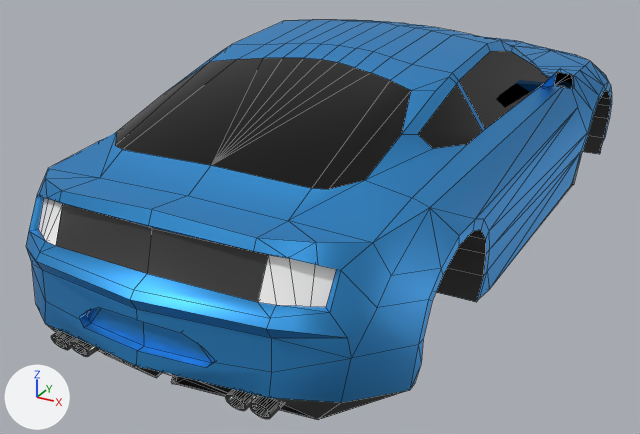
What one commit did to the FBX model Assets/Models/Mustang.fbx.
One viewpoint serves both versions: a 50 mm camera at (2.06, -6.91, 2.3) aimed at (-0.25, -2.73, 0.21). Every picture has the same lights, and +X, +Y and +Z are marked at lower left. Mesh edges are drawn as thin lines. Where no turn or scale is listed for an object, it has been applied to the vertices.

Before the edit, the objects in view are built like this:
```python
me_plane_001 = bpy.data.meshes.new('Plane.001')
me_plane_001.from_pydata(...)  # 1582 vertices, 1520 faces; spans x -0.96..0.96, y -4.67..0.0, z 0.1..1.32
me_plane_001.materials.append(mat_window)  # black #303030
me_plane_001.materials.append(mat_headlights)  # white #e7e7e7
me_plane_001.materials.append(mat_car_body)  # blue #40a1e7
me_plane_001.materials.append(mat_grill)  # black #3a3a3a
me_plane_001.materials.append(mat_reverse_light)  # white #e7e7e7
me_plane_001.materials.append(mat_tail_light)  # red #ff0000
me_plane_001.materials.append(mat_metal)  # white #e7e7e7
me_plane_001.materials.append(mat_orange_retro_reflector)  # orange #e78200
me_plane_001.materials.append(mat_headlight_cover)  # white #ffffff
ob_car_body_002 = bpy.data.objects.new('Car Body.002', me_plane_001)
ob_car_body_002.location = (0.0, 0.0, 0.0)
```
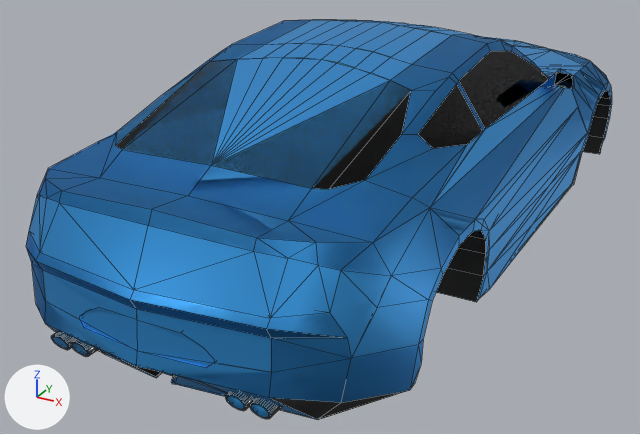
Boxes [x1, y1, x2, y2] around the edits, measured in the pictures (640 x 434 px):
'Car Body.001', added (blue)
    after: [29, 20, 592, 419]

What the commit changed:
Mesh me_plane_004 is new.
It has 716 vertices, 728 faces and spans x -0.96..0.96, y -4.67..0.0, z 0.1..1.32.
It uses material mat_car_body (blue #40a1e7).
Object 'Car Body.001' (ob_car_body_001) is new; it shows me_plane_004.
Its location is (0.0, 0.0, 0.0).
